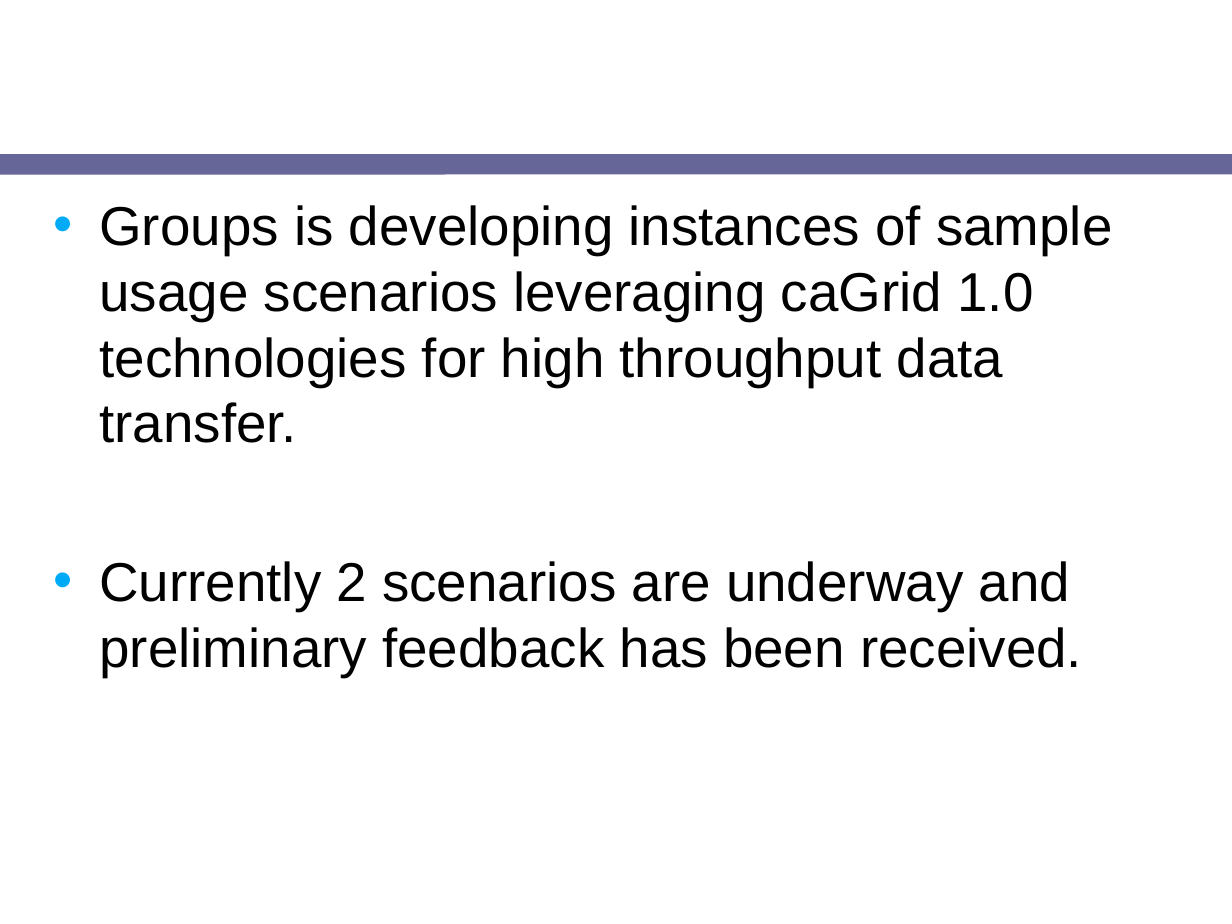
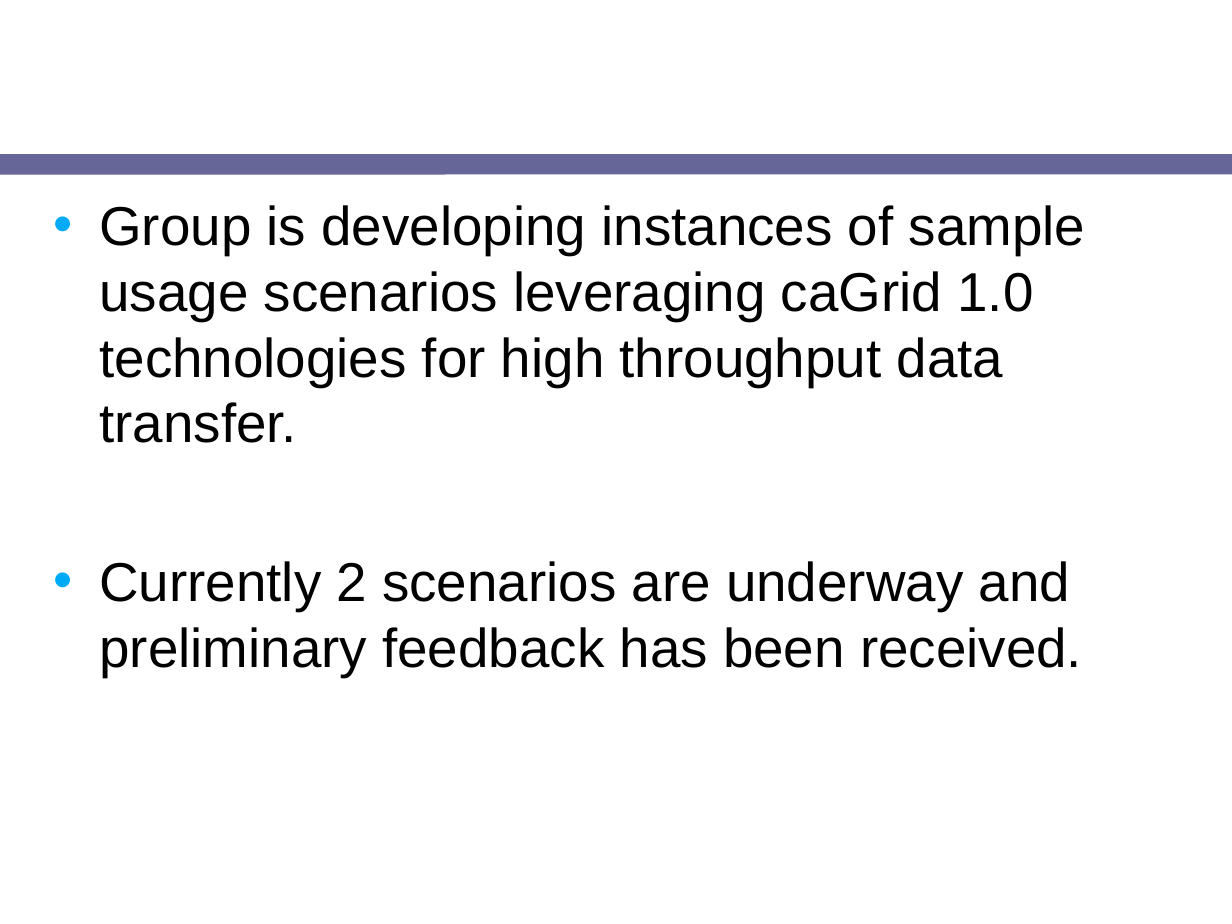
Before and after one commit to NCIP/cagrid-portal, a slide deck: slide 7 of cagrid-1-0/Documentation/presentations/200708_VCDE_ARCH/20070807_Day2_ICR-HTP-update.ppt (slide 6 before the commit). Drawn at 1232x924 pixels with LibreOffice and Linux fonts; fonts in the diff are those of the drawing; background and template pictures are left out. Boxes give left, top, right and bottom in pixels: in the first picture for what was removed or moved away, otherwise in the second. Text is boxed around its words. In the diff, an @@ line names an element or a change of style, - is before the commit and + after.

```diff
--- a/cagrid-1-0/Documentation/presentations/200708_VCDE_ARCH/20070807_Day2_ICR-HTP-update.ppt
+++ b/cagrid-1-0/Documentation/presentations/200708_VCDE_ARCH/20070807_Day2_ICR-HTP-update.ppt
@@ text at [99, 205, 1085, 443]: text changed @@
-• Groups is developing instances of sample usage scenarios leveraging caGrid 1.0 technologies for high throughput data transfer.
+• Group is developing instances of sample usage scenarios leveraging caGrid 1.0 technologies for high throughput data transfer.
```
Also in this commit, not shown: 3 other slides changed, 2 slides added, 1 slide removed.
